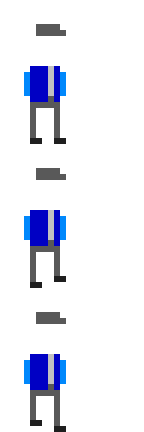
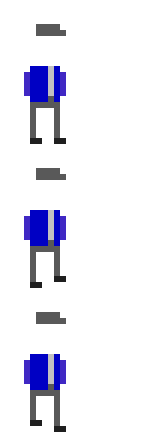
Comparing the layer stacks of the two 144 × 432 images. Changes:
painted on "Background" over [24, 72, 66, 384]
